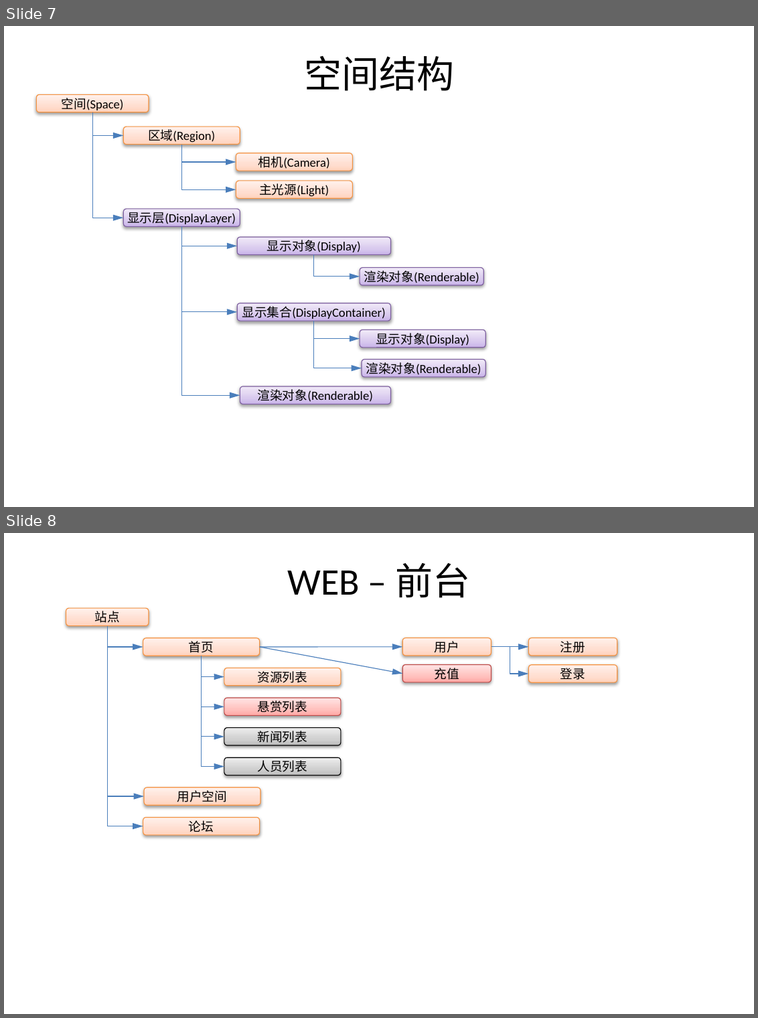
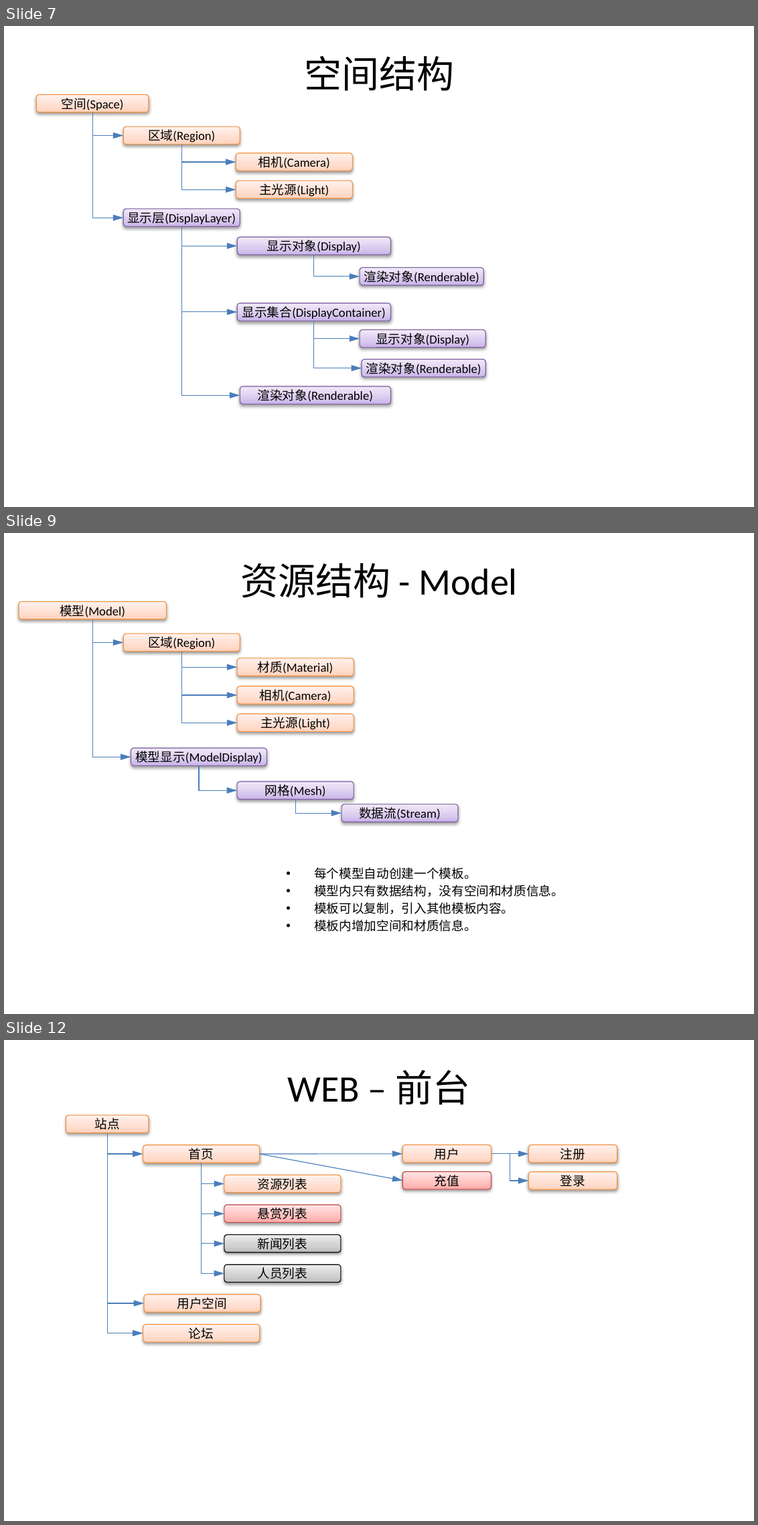
Before and after one commit to favedit/MoCloud, a slide deck: document/计划-1-三维资源平台.pptx. Shown one above the other, each under a label of ours: slides 7 and 8 before the commit, slides 7, 9 and 12 after it; the slides between them are not shown. The pictures are 758x1018 and 758x1525 pixels, drawn with LibreOffice and Linux fonts; fonts in the diff are those of the drawing; background and template pictures are left out. Boxes give left, top, right and bottom in pixels: in the first picture for what was removed or moved away, otherwise in the second. Text is boxed around its words. In the diff, an @@ line names an element or a change of style, - is before the commit and + after.

```diff
--- a/document/计划-1-三维资源平台.pptx
+++ b/document/计划-1-三维资源平台.pptx
@@ slide 9 added at (4, 533, 754, 1014), background picture (left out) @@
@@ title added at (241, 563, 517, 598), 36 pt, text #000000 @@
+资源结构 - Model
@@ rounded rectangle added at (19, 601, 167, 619), fill gradient #FFD2BD to #FFDED0 to #FFF2ED, outline #F69240 0.75 pt, 12 pt, text #000000 @@
+模型(Model)
@@ elbow arrow added from (92, 619) to (131, 757), #4B7EBC 0.75 pt @@
@@ elbow arrow added from (92, 619) to (123, 643), #4B7EBC 0.75 pt @@
@@ rounded rectangle added at (123, 633, 240, 652), fill gradient #FFD2BD to #FFDED0 to #FFF2ED, outline #F69240 0.75 pt, 12 pt, text #000000 @@
+区域(Region)
@@ elbow arrow added from (182, 652) to (237, 695), #4B7EBC 0.75 pt @@
@@ elbow arrow added from (182, 652) to (237, 723), #4B7EBC 0.75 pt @@
@@ elbow arrow added from (182, 652) to (237, 667), #4B7EBC 0.75 pt @@
@@ rounded rectangle added at (237, 658, 354, 676), fill gradient #FFD2BD to #FFDED0 to #FFF2ED, outline #F69240 0.75 pt, 12 pt, text #000000 @@
+材质(Material)
@@ rounded rectangle added at (237, 686, 354, 704), fill gradient #FFD2BD to #FFDED0 to #FFF2ED, outline #F69240 0.75 pt, 12 pt, text #000000 @@
+相机(Camera)
@@ rounded rectangle added at (237, 714, 354, 732), fill gradient #FFD2BD to #FFDED0 to #FFF2ED, outline #F69240 0.75 pt, 12 pt, text #000000 @@
+主光源(Light)
@@ rounded rectangle added at (131, 748, 267, 766), fill gradient #C9B5E8 to #D8CBEE to #F0EAF9, outline #7D60A0 0.75 pt, 12 pt, text #000000 @@
+模型显示(ModelDisplay)
@@ elbow arrow added from (199, 765) to (237, 790), #4B7EBC 0.75 pt @@
@@ rounded rectangle added at (237, 782, 354, 800), fill gradient #C9B5E8 to #D8CBEE to #F0EAF9, outline #7D60A0 0.75 pt, 12 pt, text #000000 @@
+网格(Mesh)
@@ elbow arrow added from (296, 800) to (342, 814), #4B7EBC 0.75 pt @@
@@ rounded rectangle added at (342, 804, 458, 822), fill gradient #C9B5E8 to #D8CBEE to #F0EAF9, outline #7D60A0 0.75 pt, 12 pt, text #000000 @@
+数据流(Stream)
@@ text added at (314, 867, 564, 932), 12 pt, text #000000 @@
+• 每个模型自动创建一个模板。
+• 模型内只有数据结构，没有空间和材质信息。
+• 模板可以复制，引入其他模板内容。
+• 模板内增加空间和材质信息。
@@ what was slide 8 is now slide 12 @@
```
Also in this commit, not shown: 1 slide changed, 3 other slides added, 28 other files.
